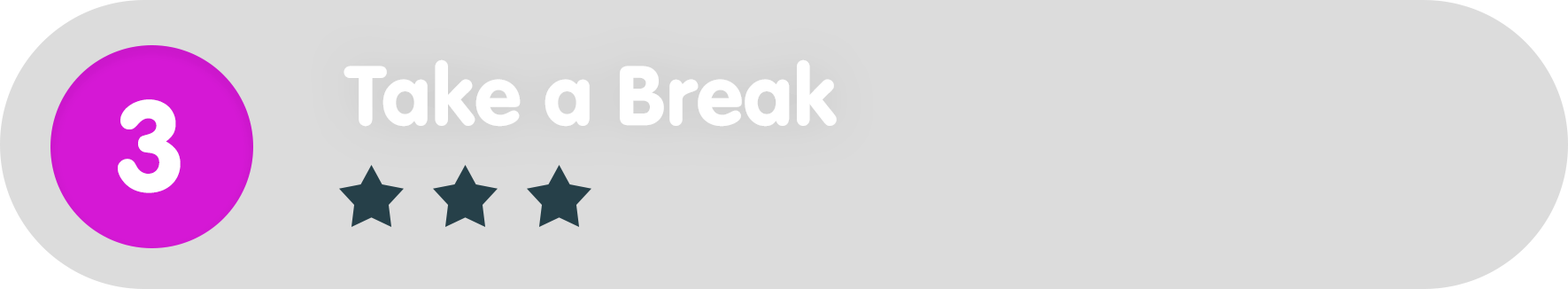
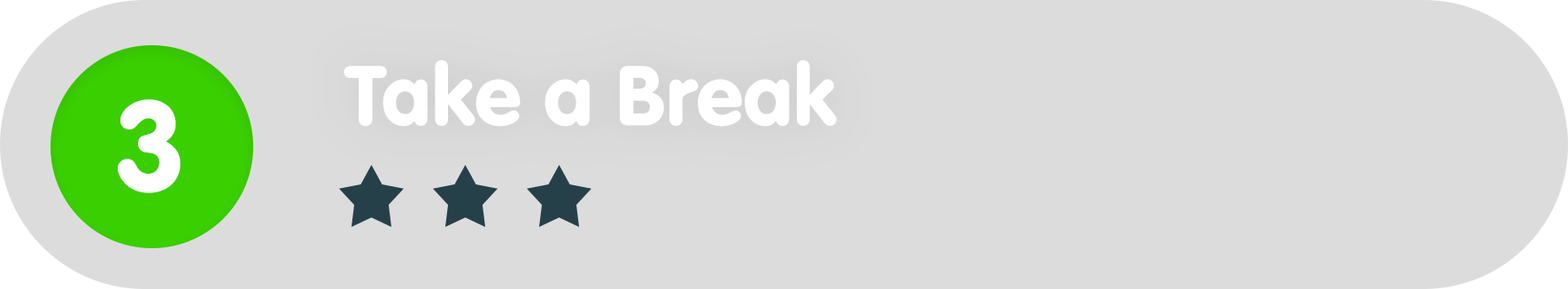
Layered file, before and after one edit (1568 x 289). Changes by layer:
painted on "Ellipse_green" over [50, 45, 254, 248]
